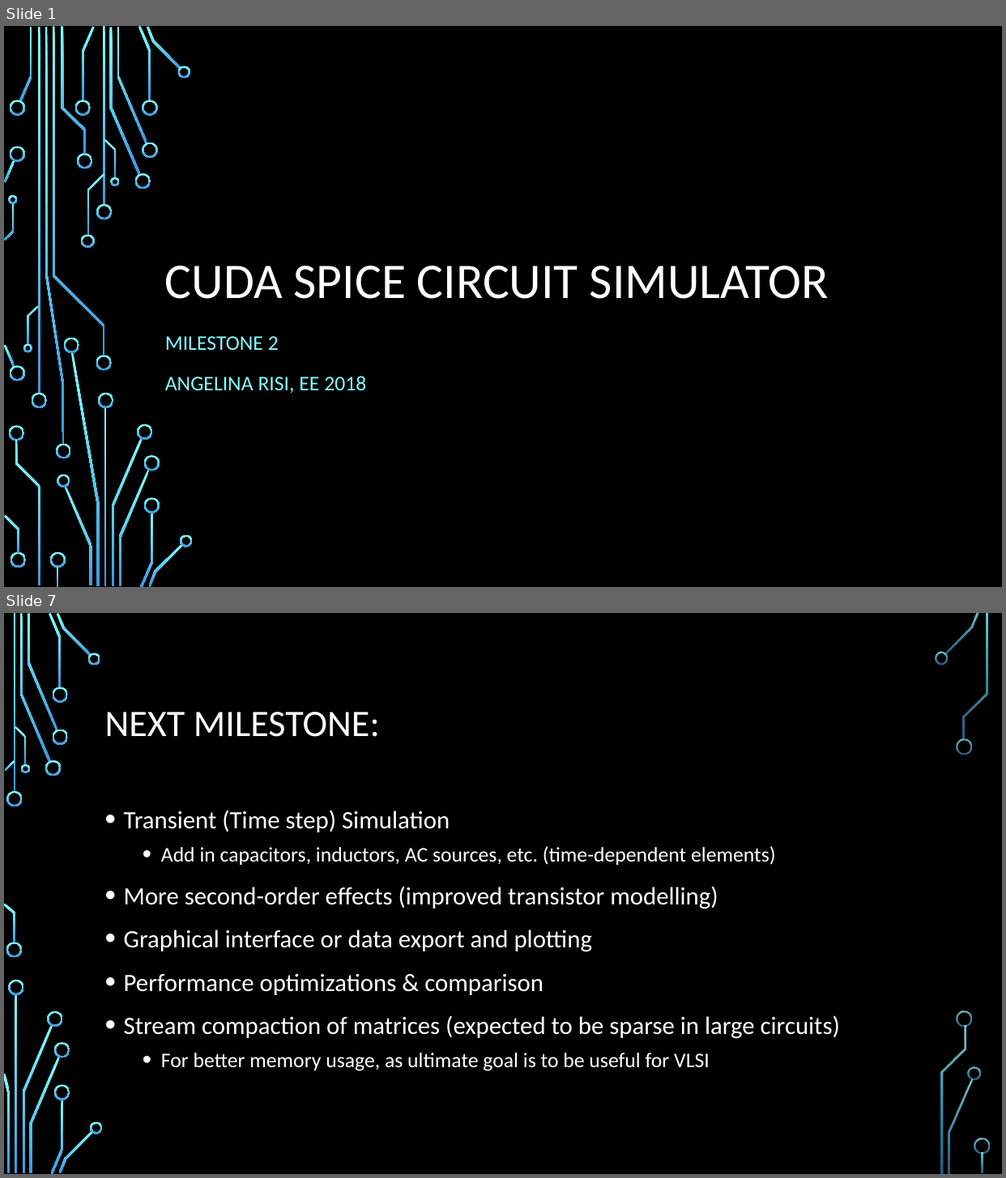
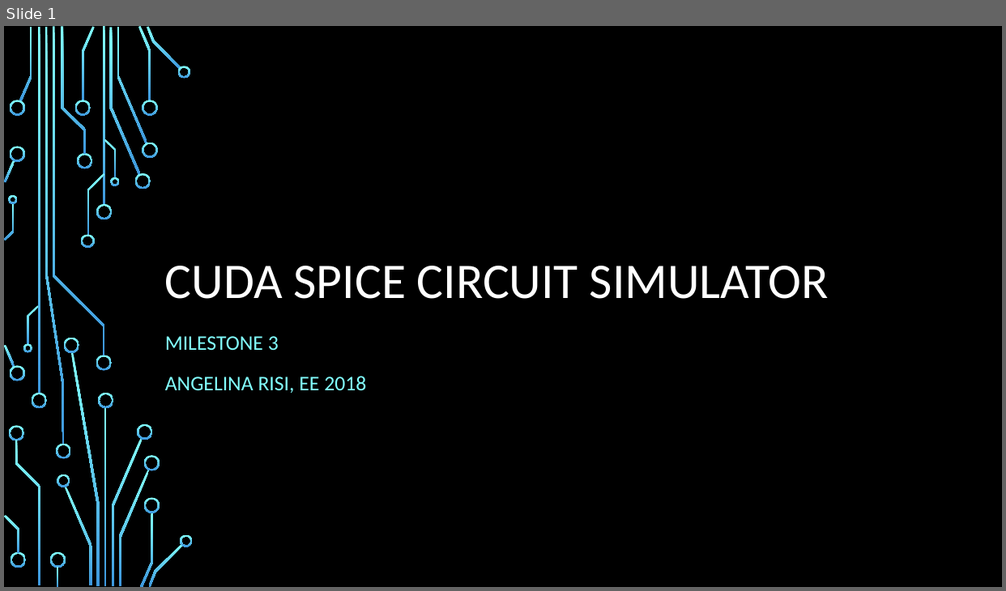
Before and after one commit to risia/CUDA-SPICE-Circuit-Sim, a slide deck: Milestones/Milestone3Presentation.pptx. Shown one above the other, each under a label of ours: slides 1 and 7 before the commit, slide 1 after it; the slides between them are not shown. The pictures are 1006x1178 and 1006x591 pixels, drawn with LibreOffice and Linux fonts; fonts in the diff are those of the drawing; background and template pictures are left out. Boxes give left, top, right and bottom in pixels: in the first picture for what was removed or moved away, otherwise in the second. Text is boxed around its words. In the diff, an @@ line names an element or a change of style, - is before the commit and + after.

Commit message:
More simulation comparisons show results very close to ngspice, so I'm moving on to subthreshold current.

```diff
--- a/Milestones/Milestone3Presentation.pptx
+++ b/Milestones/Milestone3Presentation.pptx
@@ slide 7 removed at bbox=[4, 613, 1002, 1174], background picture (left out) @@
@@ title removed at bbox=[105, 712, 380, 737] @@
-NEXT MILESTONE:
@@ text removed at bbox=[124, 810, 840, 1071] @@
-• Transient (Time step) Simulation
-  • Add in capacitors, inductors, AC sources, etc. (time-dependent elements)
-• More second-order effects (improved transistor modelling)
-• Graphical interface or data export and plotting
-• Performance optimizations & comparison
-• Stream compaction of matrices (expected to be sparse in large circuits)
-  • For better memory usage, as ultimate goal is to be useful for VLSI
@@ group removed at bbox=[4, 613, 990, 1174]: 33 freeform shapes, 3 rectangles @@
@@ slide 1 changed as well @@
@@ subtitle at bbox=[165, 336, 279, 350]: text changed @@
-MILESTONE 2
+MILESTONE 3
```
Also in this commit, not shown: 1 other slide changed, 5 slides added, 4 other slides removed, 6 other files.
